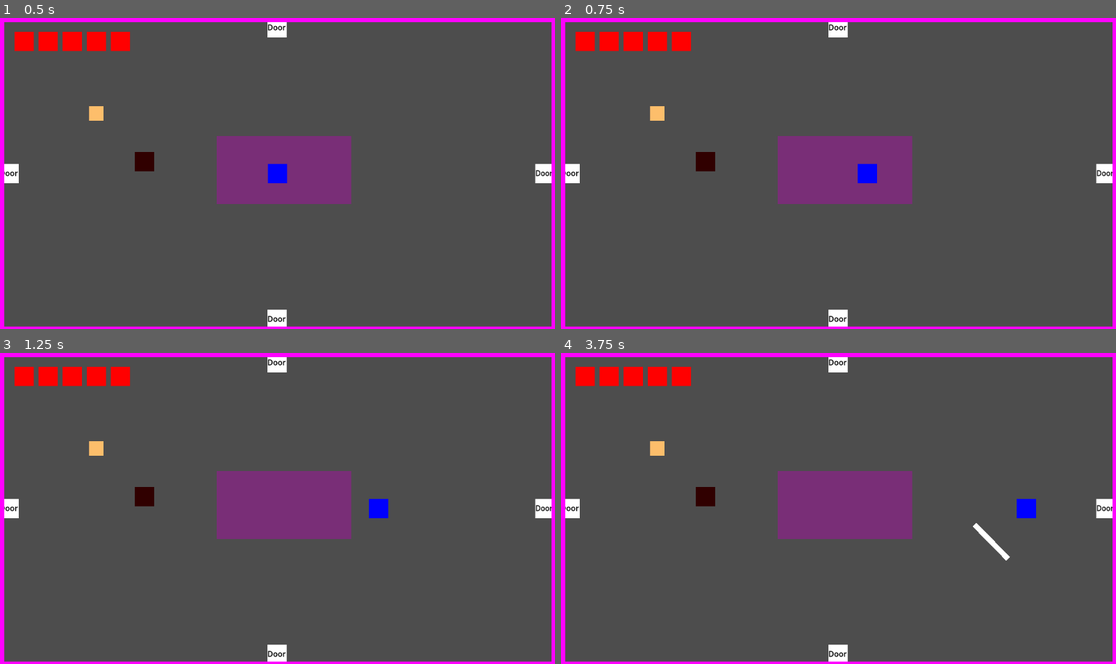
Above: before the commit, frames 1-4 (two rows, left to right).
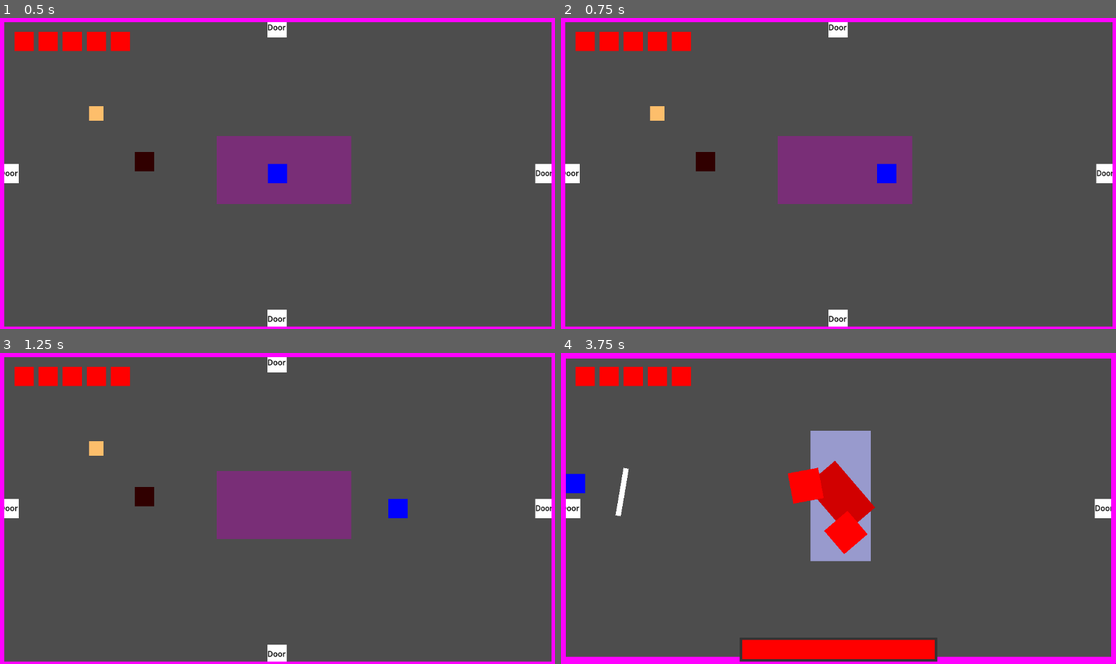
Above: after the commit, the same moments.

Repository: FlashBash21/9Lives
Game: Godot game, scene res://Scenes/Areas/world_manager.tscn
Two runs of this game, one before a commit and one after it. Both use one fixed random seed, a clock stepped at 60 frames per second and the inputs below.
Inputs (mouse positions are in pixels of both pictures, inside the frame that each line leads up to):
- Up to frame 1 (0.5 s): no input
- Up to frame 2 (0.75 s): tap Enter (ui_accept) at 0.5 s; move the mouse to (960, 157) at 0.52 s; hold D (move_right) from 0.53 s (still down); tap Space (dash) at 0.6 s
- Up to frame 3 (1.25 s): keep holding D (move_right); tap Enter (ui_accept) at 0.77 s
- Up to frame 4 (3.75 s): move the mouse to (727, 524) at 1.27 s; release D (move_right) at 1.28 s; hold S (move_down) 1.28-2.03 s; click (727, 524) at 1.35 s; tap Enter (ui_accept) at 1.52, 3.02 s; tap Space (dash) at 1.55, 2.1, 2.85 s; move the mouse to (894, 440) at 2.02 s; hold D (move_right) 2.03-2.78 s; move the mouse to (810, 570) at 2.77 s; hold W (move_up) 2.78-3.53 s; move the mouse to (1005, 555) at 3.52 s; press the mouse at (1005, 555) at 3.53 s; hold A (move_left) from 3.53 s (still down)

Frame 1 is identical in both runs. In frame 2, 0.4% of the frame differs, in the area x 53-61%, y 46-54%; in frame 3, 0.4%; in frame 4, 13%, in the area x 0-100%, y 1-100%.

Commit message:
Added dash iframes

Diff:
--- a/Scenes/Abilities/vision_ability.tscn
+++ b/Scenes/Abilities/vision_ability.tscn
@@ -1,6 +1,6 @@
 [gd_scene load_steps=3 format=3 uid="uid://diocdqv1tbrcr"]
 
-[ext_resource type="Script" path="res://Scenes/Abilities/vision_ability.gd" id="1_h6csa"]
+[ext_resource type="Script" path="res://Scripts/Abilities/vision_ability.gd" id="1_h6csa"]
 
 [sub_resource type="CircleShape2D" id="CircleShape2D_totjn"]
 
--- a/Scenes/Entites/boss.tscn
+++ b/Scenes/Entites/boss.tscn
@@ -7,40 +7,66 @@
 
 [sub_resource type="Animation" id="Animation_7e4ln"]
 resource_name = "Punch"
-length = 1.6
+length = 3.0
 tracks/0/type = "value"
 tracks/0/imported = false
 tracks/0/enabled = true
-tracks/0/path = NodePath("RHand:position")
+tracks/0/path = NodePath("Body/RHand:position")
 tracks/0/interp = 1
 tracks/0/loop_wrap = true
 tracks/0/keys = {
-"times": PackedFloat32Array(0, 0.4, 0.7, 0.8, 1.3, 1.5),
-"transitions": PackedFloat32Array(1, 1, 1, 1, 1, 1),
+"times": PackedFloat32Array(0, 0.4, 0.7, 0.8, 1.2, 1.2001, 1.4, 1.8, 2, 2.4, 2.8, 3),
+"transitions": PackedFloat32Array(1, 1, 1, 1, 1, 1, 1, 1, 1, 1, 1, 1),
 "update": 0,
-"values": [Vector2(40, 64), Vector2(16, 64), Vector2(16, 64), Vector2(128, 64), Vector2(128, 64), Vector2(40, 64)]
+"values": [Vector2(40, 64), Vector2(16, 64), Vector2(16, 64), Vector2(78.8512, 119.426), Vector2(78.8513, 119.426), Vector2(78.8513, 119.426), Vector2(40, 64), Vector2(40, 64), Vector2(88, 64), Vector2(96, 48), Vector2(96, 48), Vector2(40, 64)]
 }
-tracks/1/type = "bezier"
+tracks/1/type = "value"
 tracks/1/imported = false
 tracks/1/enabled = true
-tracks/1/path = NodePath("LHand:position:x")
+tracks/1/path = NodePath("Body/RHand:rotation")
 tracks/1/interp = 1
 tracks/1/loop_wrap = true
 tracks/1/keys = {
-"handle_modes": PackedInt32Array(0, 0),
-"points": PackedFloat32Array(40, -0.25, 0, 0, 58.5, 128, -0.25, 0, 0.25, 0),
-"times": PackedFloat32Array(1.3, 1.5)
+"times": PackedFloat32Array(0.7, 0.8, 1.2, 1.4),
+"transitions": PackedFloat32Array(1, 1, 1, 1),
+"update": 0,
+"values": [0.0, 0.523599, 0.523599, 0.0]
 }
-tracks/2/type = "bezier"
+tracks/2/type = "value"
 tracks/2/imported = false
 tracks/2/enabled = true
-tracks/2/path = NodePath("LHand:position:y")
+tracks/2/path = NodePath("Body/LHand:position")
 tracks/2/interp = 1
 tracks/2/loop_wrap = true
 tracks/2/keys = {
-"handle_modes": PackedInt32Array(0, 0),
-"points": PackedFloat32Array(-64, -0.25, 0, 0.1, 64.5, 64, -0.1, -60.5, 0.25, 0),
-"times": PackedFloat32Array(1.3, 1.5)
+"times": PackedFloat32Array(1.2, 1.4, 1.8, 2, 2.4, 2.8, 3),
+"transitions": PackedFloat32Array(1, 1, 1, 1, 1, 1, 1),
+"update": 0,
+"values": [Vector2(40, -64), Vector2(142.851, -8.57438), Vector2(142.851, -8.57439), Vector2(104, -16), Vector2(96, -48), Vector2(96, -48), Vector2(40, -64)]
+}
+tracks/3/type = "value"
+tracks/3/imported = false
+tracks/3/enabled = true
+tracks/3/path = NodePath("Body:rotation")
+tracks/3/interp = 1
+tracks/3/loop_wrap = true
+tracks/3/keys = {
+"times": PackedFloat32Array(0.7, 0.8, 1.2, 1.4, 1.8, 2, 2.4),
+"transitions": PackedFloat32Array(1, 1, 1, 1, 1, 1, 1),
+"update": 0,
+"values": [0.0, -0.523599, -0.523599, 0.523599, 0.523599, 1.0472, -6.28319]
+}
+tracks/4/type = "value"
+tracks/4/imported = false
+tracks/4/enabled = true
+tracks/4/path = NodePath("CollisionShape2D:rotation")
+tracks/4/interp = 1
+tracks/4/loop_wrap = true
+tracks/4/keys = {
+"times": PackedFloat32Array(0.7, 0.8, 1.2, 1.4, 1.8, 2, 2.4),
+"transitions": PackedFloat32Array(1, 1, 1, 1, 1, 1, 1),
+"update": 0,
+"values": [0.0, -0.523599, -0.523599, 0.523599, 0.523599, 1.0472, -6.28319]
 }
 
 [sub_resource type="Animation" id="Animation_tkyo3"]
@@ -48,7 +74,7 @@
 tracks/0/type = "value"
 tracks/0/imported = false
 tracks/0/enabled = true
-tracks/0/path = NodePath("RHand:position")
+tracks/0/path = NodePath("Body/RHand:position")
 tracks/0/interp = 1
 tracks/0/loop_wrap = true
 tracks/0/keys = {
@@ -57,27 +83,53 @@
 "update": 0,
 "values": [Vector2(40, 64)]
 }
-tracks/1/type = "bezier"
+tracks/1/type = "value"
 tracks/1/imported = false
 tracks/1/enabled = true
-tracks/1/path = NodePath("LHand:position:x")
+tracks/1/path = NodePath("Body/RHand:rotation")
 tracks/1/interp = 1
 tracks/1/loop_wrap = true
 tracks/1/keys = {
-"handle_modes": PackedInt32Array(0),
-"points": PackedFloat32Array(40, -0.25, 0, 0.25, 0),
-"times": PackedFloat32Array(0)
+"times": PackedFloat32Array(0),
+"transitions": PackedFloat32Array(1),
+"update": 0,
+"values": [0.523599]
 }
-tracks/2/type = "bezier"
+tracks/2/type = "value"
 tracks/2/imported = false
 tracks/2/enabled = true
-tracks/2/path = NodePath("LHand:position:y")
+tracks/2/path = NodePath("Body/LHand:position")
 tracks/2/interp = 1
 tracks/2/loop_wrap = true
 tracks/2/keys = {
-"handle_modes": PackedInt32Array(0),
-"points": PackedFloat32Array(-64, -0.25, 0, 0.25, 0),
-"times": PackedFloat32Array(0)
+"times": PackedFloat32Array(0),
+"transitions": PackedFloat32Array(1),
+"update": 0,
+"values": [Vector2(40, -64)]
+}
+tracks/3/type = "value"
+tracks/3/imported = false
+tracks/3/enabled = true
+tracks/3/path = NodePath("Body:rotation")
+tracks/3/interp = 1
+tracks/3/loop_wrap = true
+tracks/3/keys = {
+"times": PackedFloat32Array(0),
+"transitions": PackedFloat32Array(1),
+"update": 0,
+"values": [0.0]
+}
+tracks/4/type = "value"
+tracks/4/imported = false
+tracks/4/enabled = true
+tracks/4/path = NodePath("CollisionShape2D:rotation")
+tracks/4/interp = 1
+tracks/4/loop_wrap = true
+tracks/4/keys = {
+"times": PackedFloat32Array(0),
+"transitions": PackedFloat32Array(1),
+"update": 0,
+"values": [0.0]
 }
 
 [sub_resource type="AnimationLibrary" id="AnimationLibrary_krbm3"]
@@ -94,27 +146,31 @@
 [node name="CollisionShape2D" type="CollisionShape2D" parent="."]
 shape = SubResource("RectangleShape2D_opms3")
 
-[node name="ColorRect" type="ColorRect" parent="."]
+[node name="Body" type="Node2D" parent="."]
+
+[node name="ColorRect" type="ColorRect" parent="Body"]
 offset_left = -40.0
 offset_top = -64.0
 offset_right = 40.0
 offset_bottom = 64.0
 color = Color(0.819608, 0, 0, 1)
 
-[node name="RHand" type="Node2D" parent="."]
+[node name="RHand" type="Node2D" parent="Body"]
 position = Vector2(40, 64)
+rotation = 0.523599
 
-[node name="ColorRect" type="ColorRect" parent="RHand"]
+[node name="ColorRect" type="ColorRect" parent="Body/RHand"]
 offset_left = -32.0
 offset_top = -32.0
 offset_right = 32.0
 offset_bottom = 32.0
 color = Color(1, 0, 0, 1)
+metadata/_edit_use_anchors_ = true
 
-[node name="LHand" type="Node2D" parent="."]
+[node name="LHand" type="Node2D" parent="Body"]
 position = Vector2(40, -64)
 
-[node name="ColorRect" type="ColorRect" parent="LHand"]
+[node name="ColorRect" type="ColorRect" parent="Body/LHand"]
 offset_left = -32.0
 offset_top = -32.0
 offset_right = 32.0
--- a/Scripts/Entities/boss.gd
+++ b/Scripts/Entities/boss.gd
@@ -10,16 +10,18 @@
 	add_to_group("Enemy")
 
 	health_bar = load_ability("Boss/healthBar")
-	var freeNode = Node.new()
-	add_child(freeNode)
-	health_bar.reparent(freeNode)
+	health_bar.reparent(get_tree().root)
 	health_bar.global_position = Vector2(screenWidth/2., screenHeight - 50)
+
+	rotation = 15
 
 func apply_damage(amount: int) -> void:
 	hp = hp - amount
 	print("hp: ", hp)
 	health_bar.execute({"entity" = self, "max" = 200})
 
+	$AnimationPlayer.play("Punch")
+
 	if hp <= 0 :
 		print("a winner is you")
 		self.queue_free()
--- a/Scripts/Entities/player.gd
+++ b/Scripts/Entities/player.gd
@@ -14,6 +14,8 @@
 	self.speed = 300
 	add_to_group("Player")
 	self.position = Vector2(575,325)
+
+	dash_ability.level_up()
 
 	health_bar = load_ability("healthBar")
 	var freeNode = Node.new()
@@ -35,7 +37,8 @@
 
 	#dash if we are not dashing and we are moving
 	if (!dash_ability.is_dashing() and dir != Vector2.ZERO):
-		if (Input.is_action_just_pressed("dash")): dash_ability.execute({"entity" = self, "speed" = self.speed*2, "duration" = 0.1})
+		if (Input.is_action_just_pressed("dash")):
+			dash_ability.execute({"entity" = self, "speed" = self.speed*2, "duration" = 0.1})
 
 	#projectile ability
 	if(Input.is_action_pressed("attack")): basic_projectile_ability.execute(({"entity" = self, "speed" = 800, "direction" = dir,
@@ -49,10 +52,11 @@
 														"effectors" = ["Enemy"]})
 
 func apply_damage(amount: int) -> void:
+	if (dash_ability.is_dashing()): return
 	hp = hp - amount
-	health_bar.execute({"hp": hp})
 	if (hp <= 0):
 		var parent = get_parent() as BaseArea
 		parent.query_area_load.emit(0)
-		hp = 15
+		hp = 5
 		self.position = Vector2(575,325)
+	health_bar.execute({"hp": hp})
Renamed: Scenes/Abilities/vision_ability.gd -> Scripts/Abilities/vision_ability.gd
